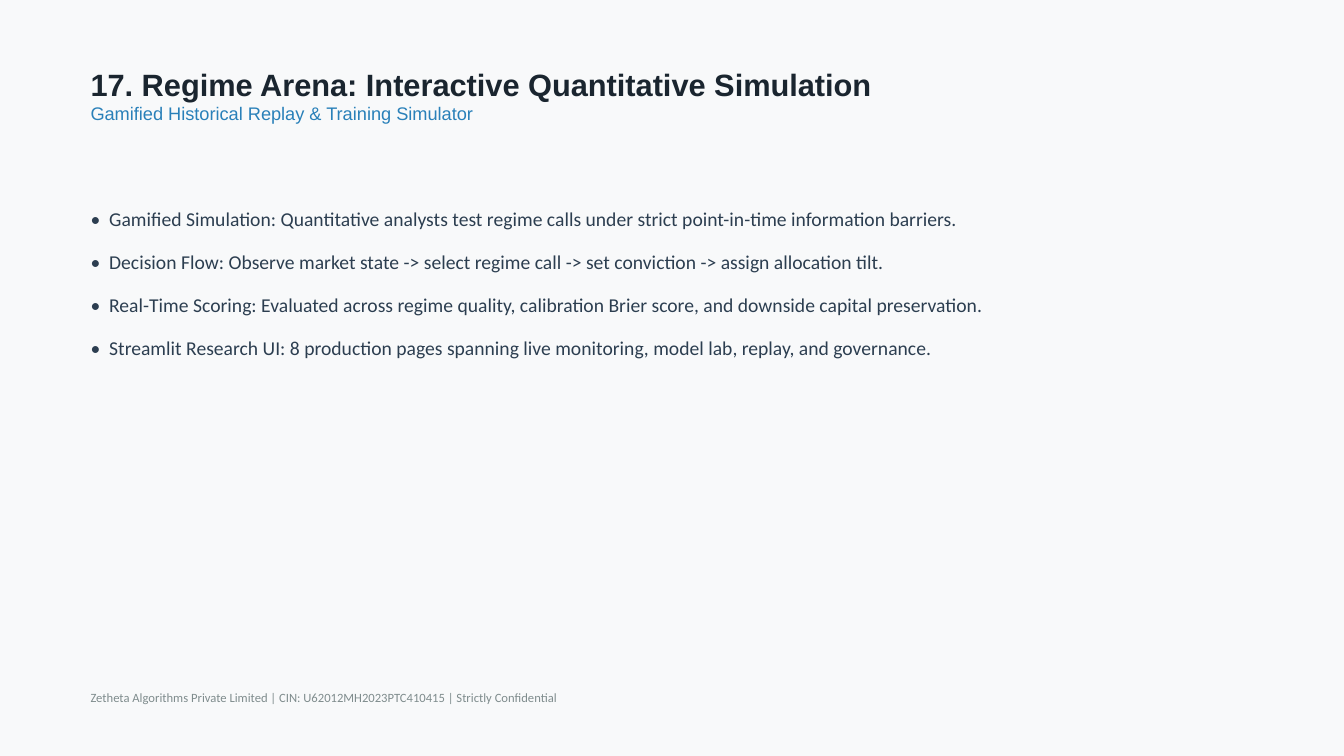
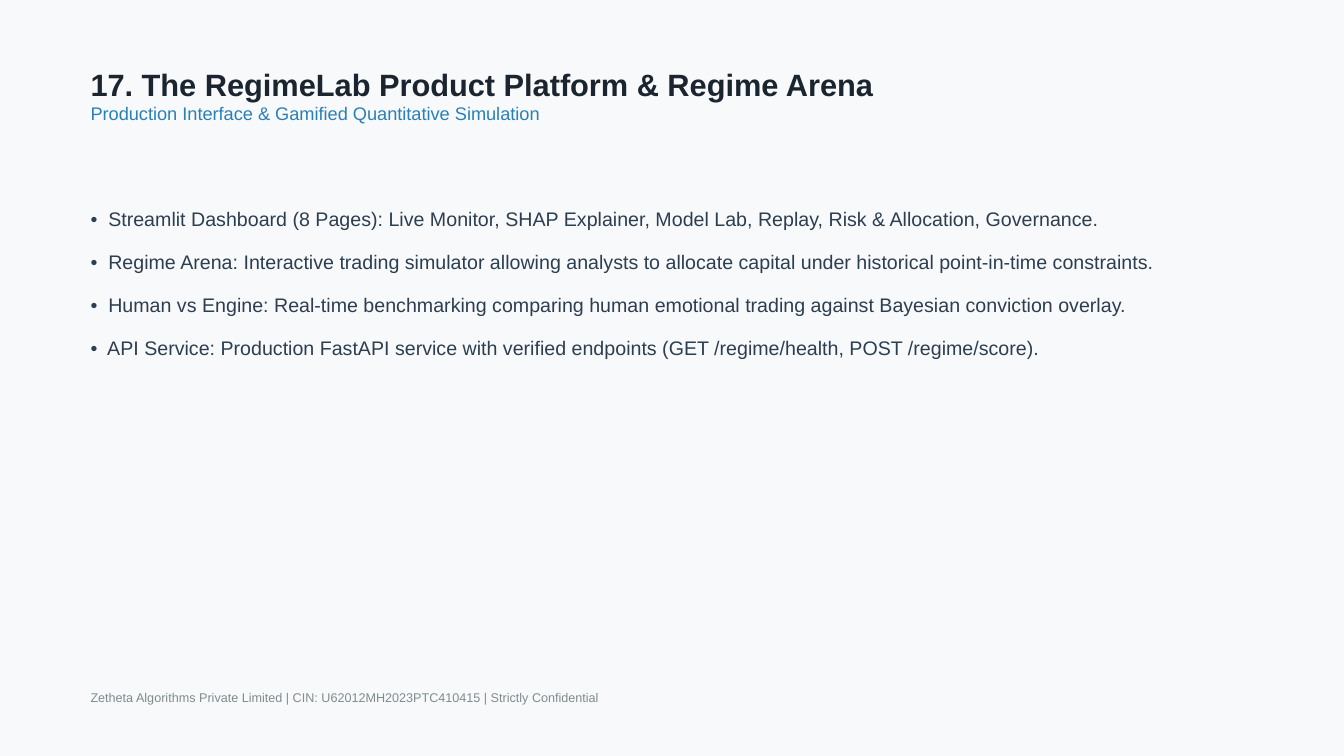
Before and after one commit to D12rocks/493561A-bayesian-regime-detection-engine, a slide deck: slide 17 of reports/final/FINAL_PRESENTATION.pptx (slide 18 before the commit). Drawn at 1344x756 pixels with LibreOffice and Linux fonts; fonts in the diff are those of the drawing. Boxes give left, top, right and bottom in pixels: in the first picture for what was removed or moved away, otherwise in the second. Text is boxed around its words. In the diff, an @@ line names an element or a change of style, - is before the commit and + after.

Commit message:
fix(hardening): finalize 18-slide presentation, Stan/rstanarm R models, target distinction, and submission status

```diff
--- a/reports/final/FINAL_PRESENTATION.pptx
+++ b/reports/final/FINAL_PRESENTATION.pptx
@@ text at bbox=[91, 73, 873, 124]: text changed; size 22 to 13 pt; text colour #1A252F to #2980B9; bold off @@
-17. Regime Arena: Interactive Quantitative Simulation
-Gamified Historical Replay & Training Simulator
+17. The RegimeLab Product Platform & Regime Arena
+Production Interface & Gamified Quantitative Simulation
@@ text at bbox=[107, 211, 1153, 359]: text changed; font Calibri to Arial @@
-• Gamified Simulation: Quantitative analysts test regime calls under strict point-in-time information barriers.
-• Decision Flow: Observe market state -> select regime call -> set conviction -> assign allocation tilt.
-• Real-Time Scoring: Evaluated across regime quality, calibration Brier score, and downside capital preservation.
-• Streamlit Research UI: 8 production pages spanning live monitoring, model lab, replay, and governance.
+• Streamlit Dashboard (8 Pages): Live Monitor, SHAP Explainer, Model Lab, Replay, Risk & Allocation, Governance.
+• Regime Arena: Interactive trading simulator allowing analysts to allocate capital under historical point-in-time constraints.
+• Human vs Engine: Real-time benchmarking comparing human emotional trading against Bayesian conviction overlay.
+• API Service: Production FastAPI service with verified endpoints (GET /regime/health, POST /regime/score).
@@ text "Zetheta Algorithms Private Limited | ..." at bbox=[91, 693, 599, 705]: font Calibri to Arial @@
```
Also in this commit, not shown: 8 other slides changed, 9 slides added, 10 slides removed, 16 other files.
